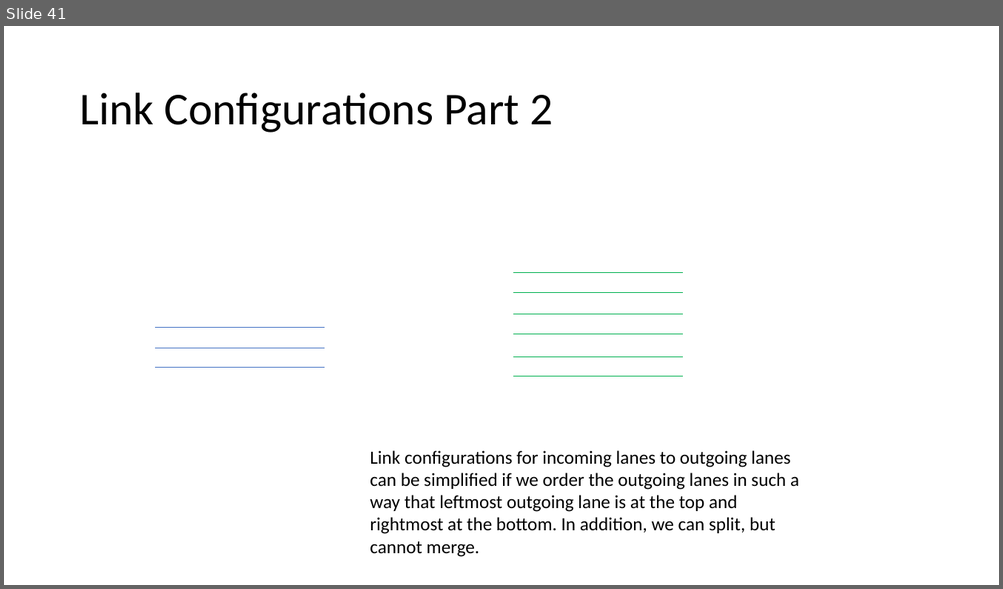
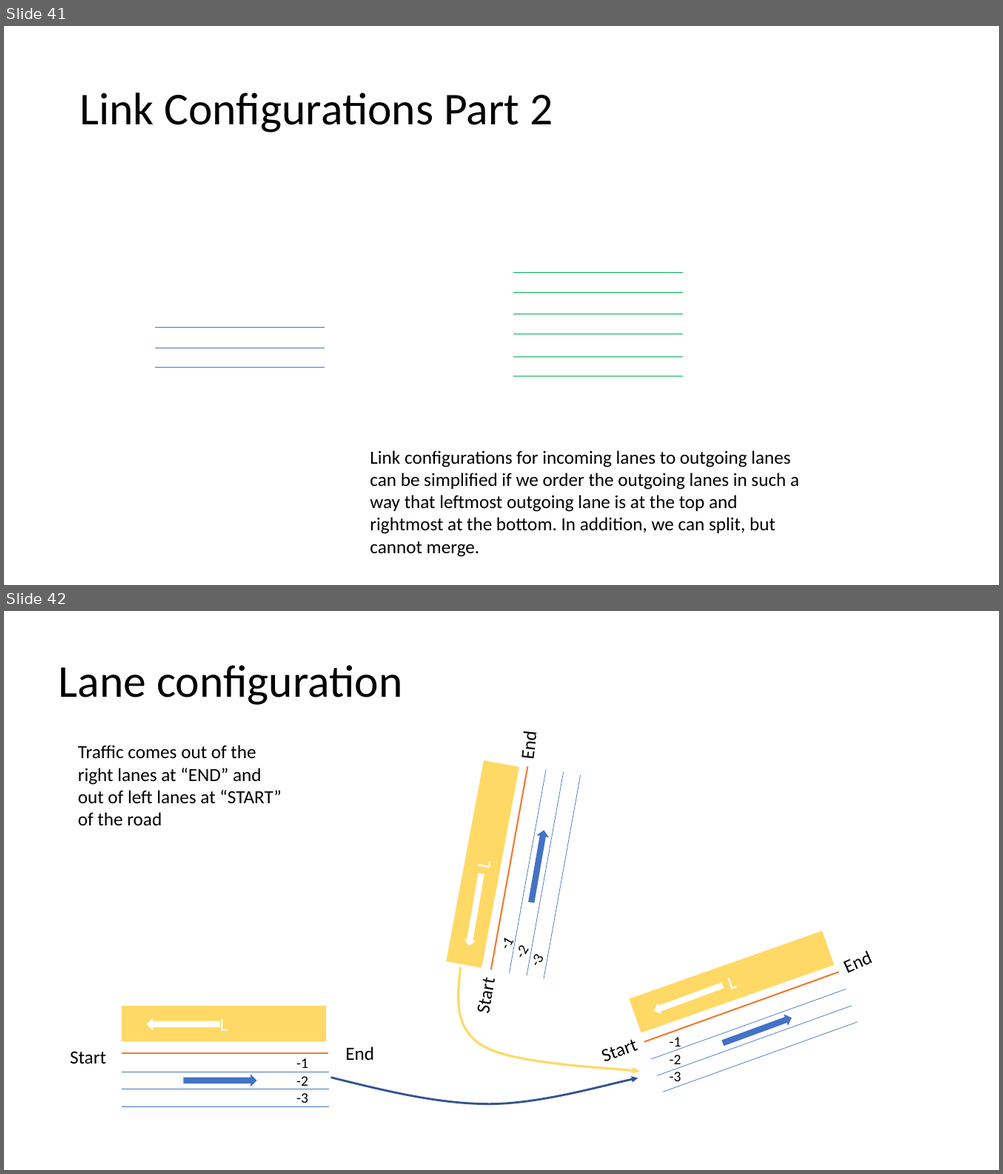
Before and after one commit to AugmentedDesignLab/junction-art, a slide deck: plan/challenges.pptx. Shown one above the other, each under a label of ours: slide 41 before the commit, slides 41 and 42 after it. The pictures are 1003x589 and 1003x1174 pixels, drawn with LibreOffice and Linux fonts; fonts in the diff are those of the drawing. Boxes give left, top, right and bottom in pixels: in the first picture for what was removed or moved away, otherwise in the second. Text is boxed around its words. In the diff, an @@ line names an element or a change of style, - is before the commit and + after.

```diff
--- a/plan/challenges.pptx
+++ b/plan/challenges.pptx
@@ slide 42 added at (x1=4, y1=611, x2=999, y2=1170), background #FFFFFF @@
@@ title added at (x1=59, y1=665, x2=402, y2=705), 44 pt, text #000000 @@
+Lane configuration
@@ text added at (x1=78, y1=745, x2=282, y2=826), 18 pt, text #000000 @@
+Traffic comes out of the right lanes at “END” and out of left lanes at “START” of the road
@@ group added at (x1=446, y1=734, x2=580, y2=1014): 4 lines, 3 texts, 2 right arrows, 1 rectangle @@
+Start
+-1
+-2
+-3
+End
+L
@@ freeform shape added at (x1=458, y1=968, x2=640, y2=1072), outline #FFD966 2.25 pt @@
@@ group added at (x1=589, y1=931, x2=873, y2=1092): 4 lines, 3 texts, 2 right arrows, 1 rectangle @@
+Start
+-1
+-2
+-3
+End
+L
@@ group added at (x1=70, y1=1006, x2=374, y2=1108): 4 lines, 3 texts, 2 right arrows, 1 rectangle @@
+L
+Start
+End
+-1
+-2
+-3
@@ freeform shape added at (x1=331, y1=1078, x2=637, y2=1105), outline #325491 2 pt @@
```
Also in this commit, not shown: 3 other slides added, 3 other files.
